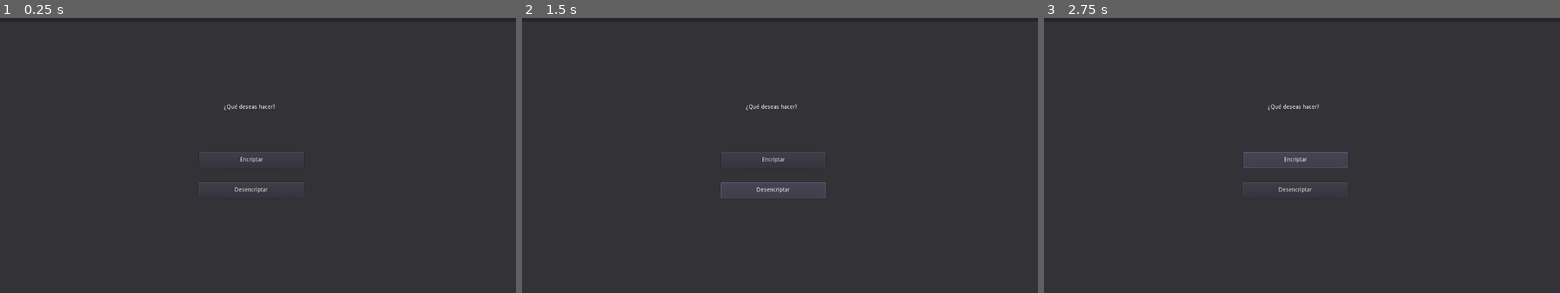
Above: before the commit, frames 1-3 (left to right).
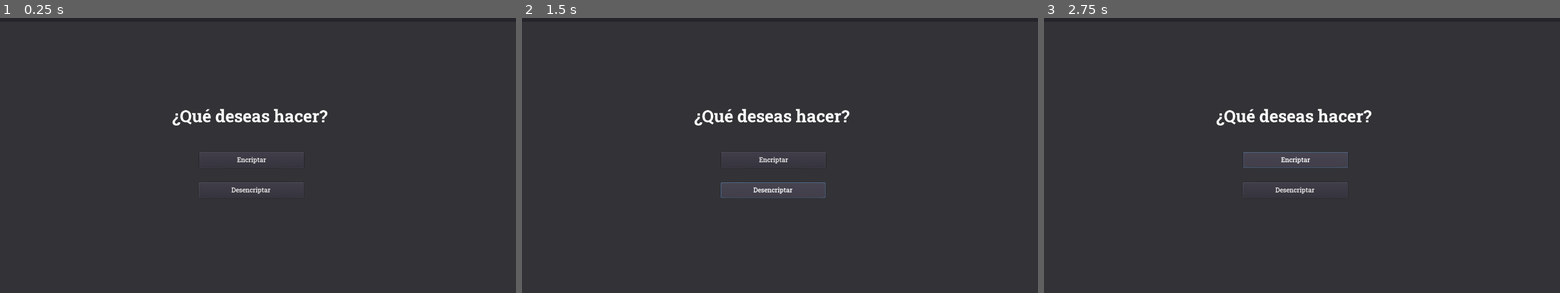
Above: after the commit, the same moments.

Repository: GuillermoHS/RepoPrueba
Game: Godot game, scene res://inicio.tscn
Two runs of this game, one before a commit and one after it. Both use one fixed random seed, a clock stepped at 60 frames per second and the inputs below. This scene is started directly instead of the project's main scene.
Inputs:
- Up to frame 1 (0.25 s): no input
- Up to frame 2 (1.5 s): click "Encriptar" at 0.5 s; click "Desencriptar" at 1.25 s
- Up to frame 3 (2.75 s): click "Encriptar" at 2 s

The runs differ from the first frame. In frame 1, 0.9% of the frame differs, in the area x 33-64%, y 31-64%; in frame 2, 0.9%; in frame 3, 0.9%.

Commit message:
Interfaz con cambios de fuente

Diff:
--- a/Interfaz.tscn
+++ b/Interfaz.tscn
@@ -1,9 +1,20 @@
-[gd_scene load_steps=3 format=2]
+[gd_scene load_steps=7 format=2]
 
-[sub_resource type="StyleBoxFlat" id=1]
+[ext_resource path="res://Fuentes/static/RobotoSlab-Bold.ttf" type="DynamicFontData" id=1]
+
+[sub_resource type="DynamicFont" id=1]
+font_data = ExtResource( 1 )
+
+[sub_resource type="DynamicFont" id=2]
+font_data = ExtResource( 1 )
+
+[sub_resource type="DynamicFont" id=3]
+font_data = ExtResource( 1 )
+
+[sub_resource type="StyleBoxFlat" id=4]
 bg_color = Color( 0.137255, 0.137255, 0.137255, 1 )
 
-[sub_resource type="StyleBoxFlat" id=2]
+[sub_resource type="StyleBoxFlat" id=5]
 bg_color = Color( 0.137255, 0.137255, 0.137255, 1 )
 
 [node name="CanvasLayer" type="CanvasLayer"]
@@ -16,6 +27,7 @@
 margin_top = 16.911
 margin_right = -1080.57
 margin_bottom = -678.089
+custom_fonts/font = SubResource( 1 )
 custom_colors/font_color = Color( 1, 1, 1, 1 )
 text = "ENCRIPTADOR"
 align = 1
@@ -31,6 +43,7 @@
 margin_top = 599.166
 margin_right = -140.211
 margin_bottom = -45.8345
+custom_fonts/font = SubResource( 2 )
 text = "Encriptar"
 __meta__ = {
 "_edit_use_anchors_": false
@@ -43,6 +56,7 @@
 margin_top = 635.29
 margin_right = -989.518
 margin_bottom = -51.7096
+custom_fonts/font = SubResource( 3 )
 text = "Generar clave privada"
 __meta__ = {
 "_edit_use_anchors_": false
--- a/inicio.tscn
+++ b/inicio.tscn
@@ -1,4 +1,16 @@
-[gd_scene format=2]
+[gd_scene load_steps=5 format=2]
+
+[ext_resource path="res://Fuentes/static/RobotoSlab-Bold.ttf" type="DynamicFontData" id=1]
+
+[sub_resource type="DynamicFont" id=1]
+size = 42
+font_data = ExtResource( 1 )
+
+[sub_resource type="DynamicFont" id=2]
+font_data = ExtResource( 1 )
+
+[sub_resource type="DynamicFont" id=3]
+font_data = ExtResource( 1 )
 
 [node name="CanvasLayer" type="CanvasLayer"]
 
@@ -36,6 +48,7 @@
 margin_top = 250.818
 margin_right = 893.866
 margin_bottom = -438.182
+custom_fonts/font = SubResource( 1 )
 text = "¿Qué deseas hacer?
 "
 align = 1
@@ -51,6 +64,7 @@
 margin_top = 369.722
 margin_right = -525.651
 margin_bottom = -311.278
+custom_fonts/font = SubResource( 2 )
 text = "Encriptar"
 __meta__ = {
 "_edit_use_anchors_": false
@@ -63,6 +77,7 @@
 margin_top = 445.413
 margin_right = -527.241
 margin_bottom = -235.587
+custom_fonts/font = SubResource( 3 )
 text = "Desencriptar"
 __meta__ = {
 "_edit_use_anchors_": false
Not shown: 3 places in Interfaz.tscn that only renumber resources
